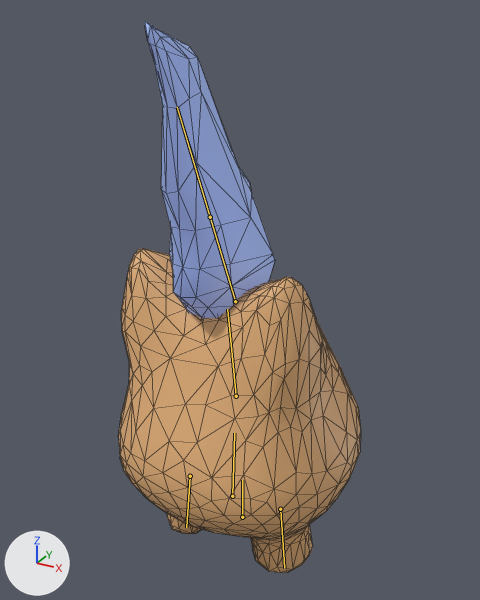
Renders of the FBX model Assets/Art/Models/Enemies/Siftling Golem/Siftling-Golem-Model.fbx from each side of a commit.
One viewpoint serves both versions: a 50 mm lens placed at (2.98, -5.48, 5.71), pointed at (0.02, -0.09, 3.02). Every picture has the same lights, and +X, +Y and +Z are marked at lower left. The older version comes first. The bones that change, and the others that lie on the model, are drawn over the model as lines. Mesh edges are drawn as thin lines.
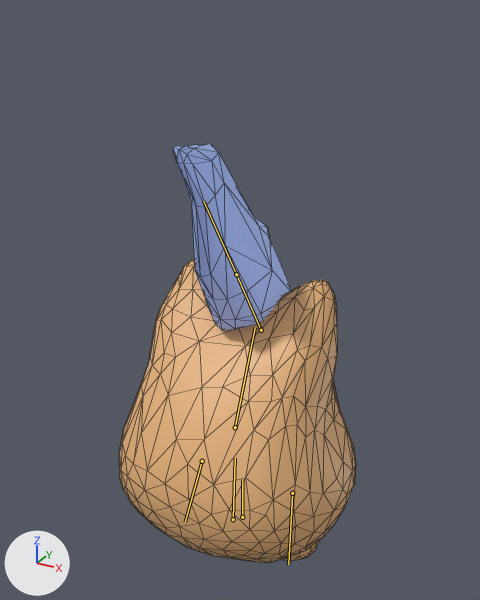
The newer file adds an action. The first version stands in its rest pose; the second is drawn at frame 6 of the action 'Siftling_Jump'.

Pixel boxes [x1, y1, x2, y2] of what changed, in the pictures (480 x 600 px):
'Cube', posed (6% shorter): before [118, 248, 361, 573]; after [119, 259, 356, 563]
'Cube.001', posed (8% narrower, 37% shorter): before [145, 22, 275, 319]; after [173, 144, 292, 330]
bone 'Bone.003', root to tip: before (242, 517) to (242, 480); after (242, 517) to (242, 479)
bone 'Bone', root to tip: before (232, 496) to (234, 433); after (233, 519) to (235, 458)
bone 'Bone.001', root to tip: before (236, 396) to (227, 309); after (235, 427) to (255, 327)
bone 'Bone.002', root to tip: before (235, 301) to (210, 217); after (261, 330) to (236, 274)
bone 'Leg.L', root to tip: before (190, 476) to (186, 527); after (202, 461) to (185, 522)
bone 'Leg.R', root to tip: before (280, 509) to (284, 568); after (292, 493) to (288, 564)

What the commit changed:
Bone 'Bone.003' (bone_bone_003) is rescaled from (1.0, 1.0, 1.0) to (0.99, 1.01, 0.99).
Bone 'Bone' (bone_bone) moves from (0.0, 0.0, 0.0) to (0.01, -0.34, -0.02).
Bone 'Bone.001' (bone_bone_001) moves from (0.0, 0.0, 0.0) to (-0.02, -0.08, 0.01).
Bone 'Bone.001' (bone_bone_001) turns from (0, 0, 0) to (-36, 0, 2) degrees about its own x, y and z.
Bone 'Bone.002' (bone_bone_002) turns from (0, 0, 0) to (48, 3, -3) degrees about its own x, y and z.
Bone 'Leg.L' (bone_leg_l) moves from (0.0, 0.0, 0.0) to (0.05, -0.36, -0.28).
Bone 'Leg.L' (bone_leg_l) turns from (0, 0, 0) to (19, 1, -2) degrees about its own x, y and z.
Bone 'Leg.R' (bone_leg_r) moves from (0.0, 0.0, 0.0) to (-0.05, -0.36, -0.28).
Bone 'Leg.R' (bone_leg_r) turns from (0, 0, 0) to (19, -1, 2) degrees about its own x, y and z.
